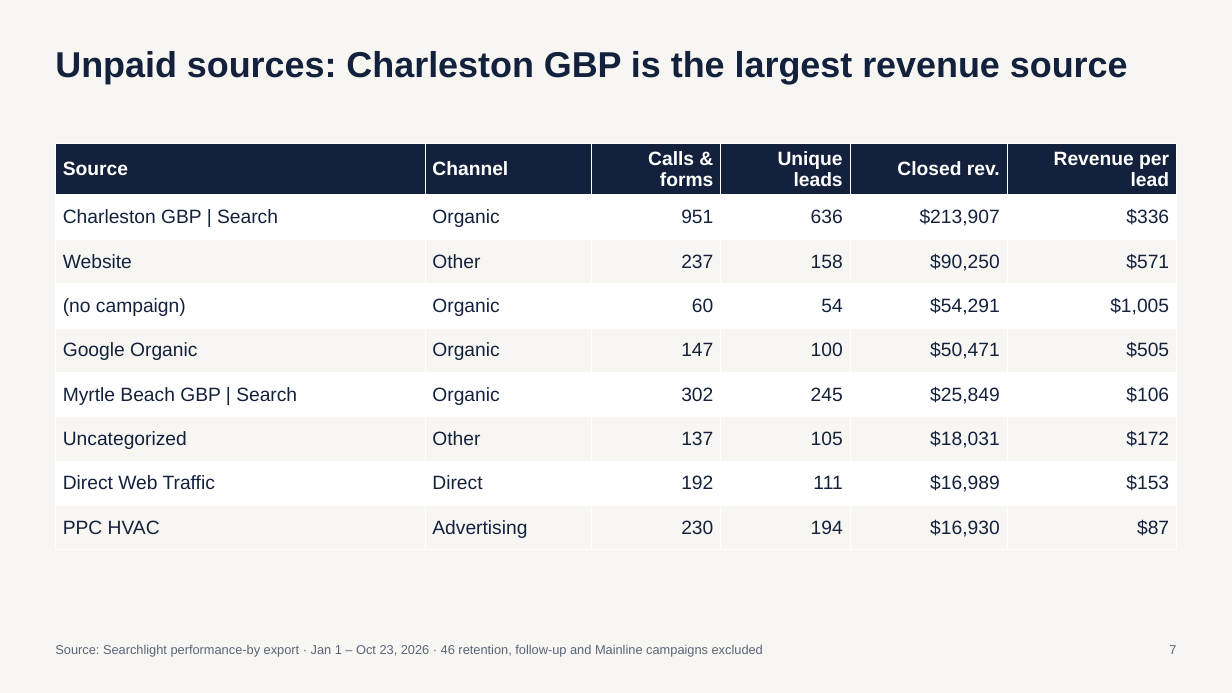
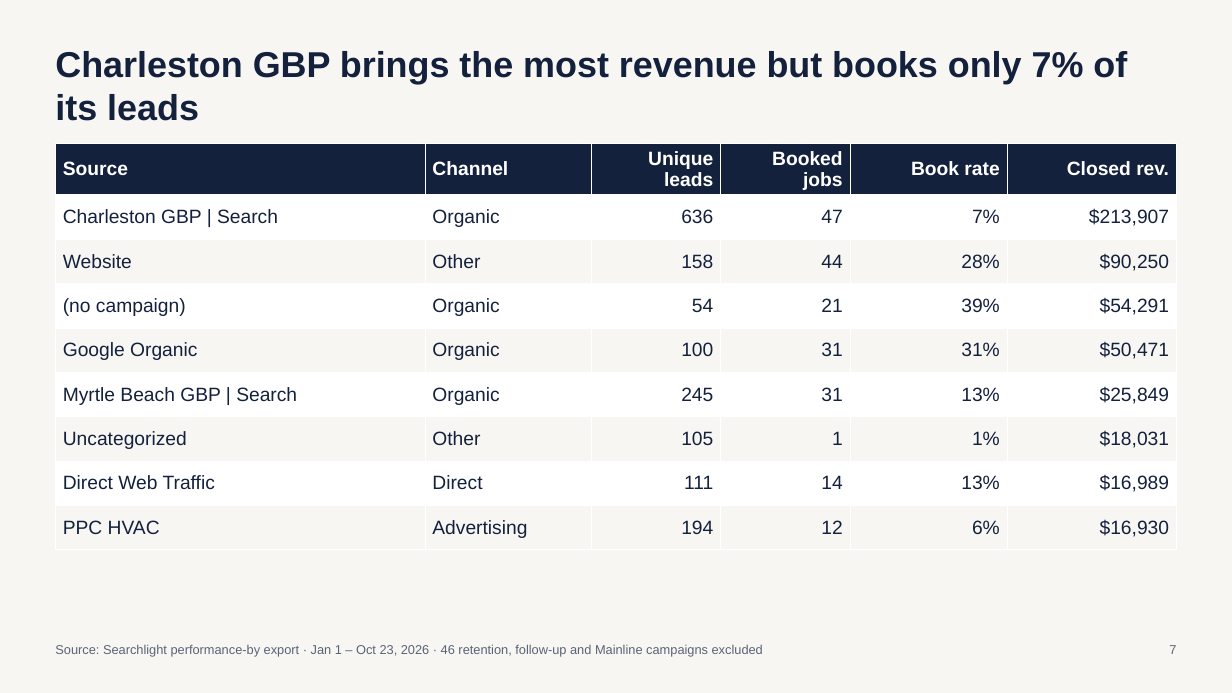
Before and after one commit to MktgCAP/Searchlight-YTD-Analysis, a slide deck: slide 7 of Coastal-Air-Plus-YTD-Performance-Oct23-2026.pptx. Drawn at 1232x693 pixels with LibreOffice and Linux fonts; fonts in the diff are those of the drawing. Boxes give left, top, right and bottom in pixels: in the first picture for what was removed or moved away, otherwise in the second. Text is boxed around its words. In the diff, an @@ line names an element or a change of style, - is before the commit and + after.

```diff
--- a/Coastal-Air-Plus-YTD-Performance-Oct23-2026.pptx
+++ b/Coastal-Air-Plus-YTD-Performance-Oct23-2026.pptx
@@ text at [55, 51, 1127, 121]: text changed @@
-Unpaid sources: Charleston GBP is the largest revenue source
+Charleston GBP brings the most revenue but books only 7% of its leads
@@ table at [55, 143, 1177, 543] @@
-row 1: Source | Channel | Calls & forms | Unique leads | Closed rev. | Revenue per lead
+row 1: Source | Channel | Unique leads | Booked jobs | Book rate | Closed rev.
-row 2: Charleston GBP | Search | Organic | 951 | 636 | $213,907 | $336
+row 2: Charleston GBP | Search | Organic | 636 | 47 | 7% | $213,907
-row 3: Website | Other | 237 | 158 | $90,250 | $571
+row 3: Website | Other | 158 | 44 | 28% | $90,250
-row 4: (no campaign) | Organic | 60 | 54 | $54,291 | $1,005
+row 4: (no campaign) | Organic | 54 | 21 | 39% | $54,291
-row 5: Google Organic | Organic | 147 | 100 | $50,471 | $505
+row 5: Google Organic | Organic | 100 | 31 | 31% | $50,471
-row 6: Myrtle Beach GBP | Search | Organic | 302 | 245 | $25,849 | $106
+row 6: Myrtle Beach GBP | Search | Organic | 245 | 31 | 13% | $25,849
-row 7: Uncategorized | Other | 137 | 105 | $18,031 | $172
+row 7: Uncategorized | Other | 105 | 1 | 1% | $18,031
-row 8: Direct Web Traffic | Direct | 192 | 111 | $16,989 | $153
+row 8: Direct Web Traffic | Direct | 111 | 14 | 13% | $16,989
-row 9: PPC HVAC | Advertising | 230 | 194 | $16,930 | $87
+row 9: PPC HVAC | Advertising | 194 | 12 | 6% | $16,930
```
Also in this commit, not shown: 9 other slides changed, 1 other file.
